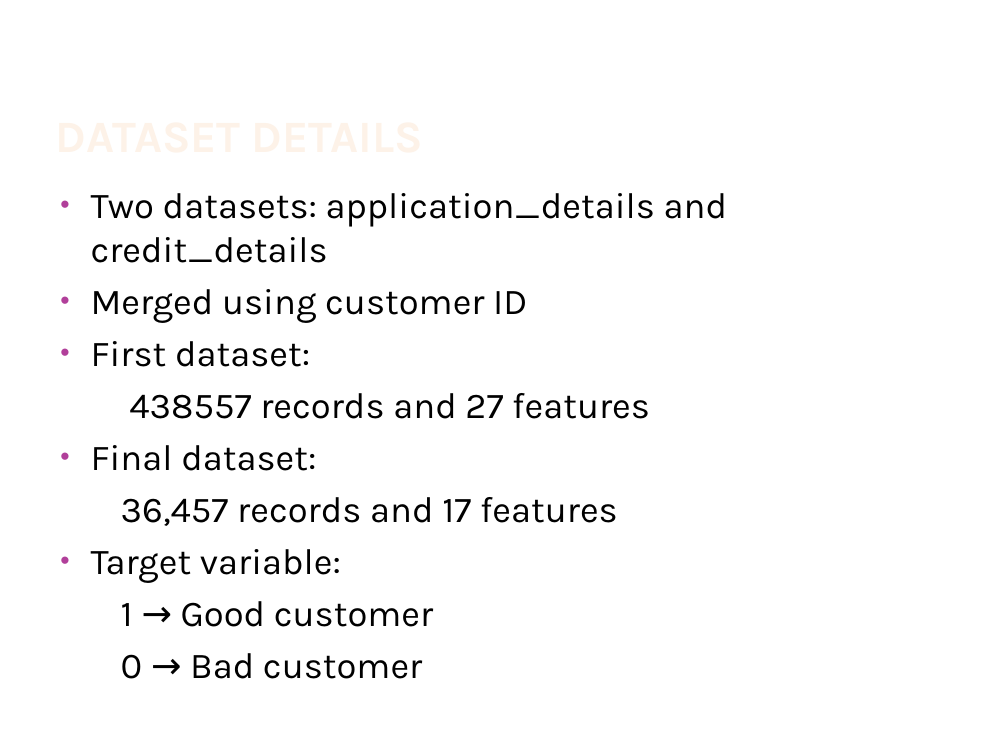
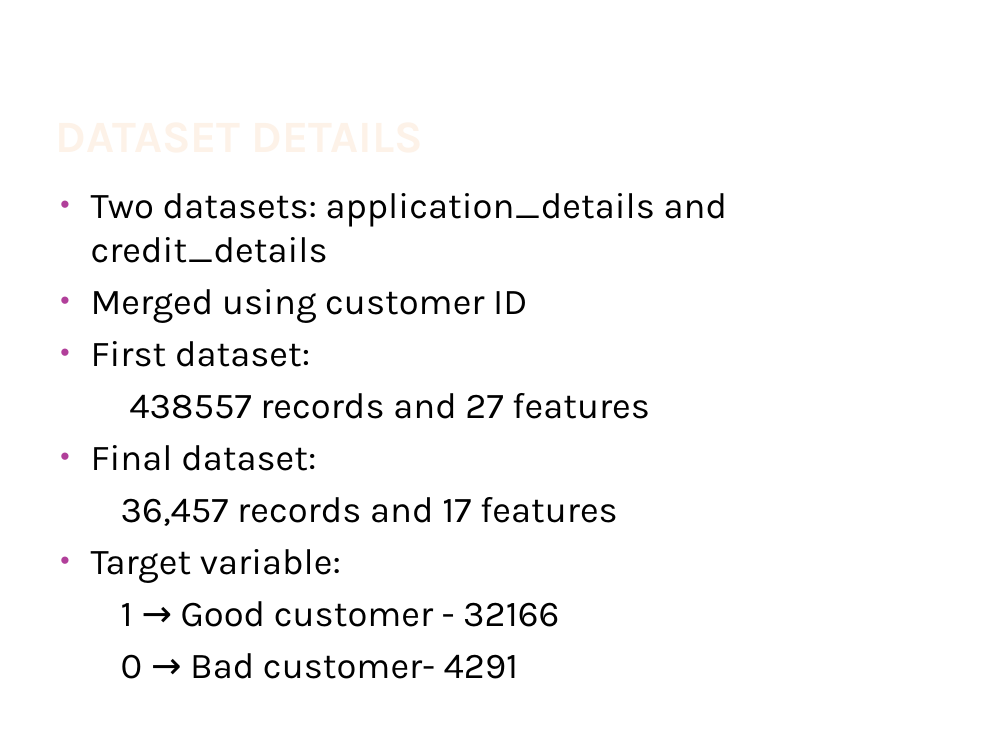
Before and after one commit to Gibi1997/Springboard-Project-Capstone-2, a slide deck: slide 4 of Capstone2_Presentation.pptx. Drawn at 1008x756 pixels with LibreOffice and Linux fonts; fonts in the diff are those of the drawing; background and template pictures are left out. Boxes give left, top, right and bottom in pixels: in the first picture for what was removed or moved away, otherwise in the second. Text is boxed around its words. In the diff, an @@ line names an element or a change of style, - is before the commit and + after.

```diff
--- a/Capstone2_Presentation.pptx
+++ b/Capstone2_Presentation.pptx
@@ text at (121, 601, 559, 679): text changed @@
-1 → Good customer
-0 → Bad customer
+1 → Good customer - 32166
+0 → Bad customer- 4291
```
Also in this commit, not shown: 1 other slide changed, 1 slide added.
